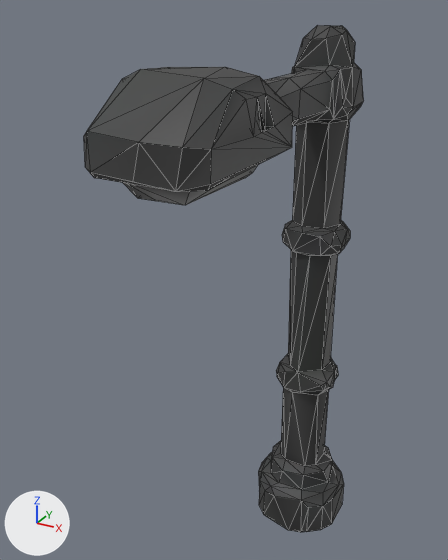
The glTF model public/models/prop_lamp.glb as it was, and as the next commit left it.
Both versions are drawn from a camera (50 mm lens) standing at (2.33, -6.39, 6.36) and looking at (-0.46, -1.31, 3.82). The lights are fixed; the arrows at lower left show +X, +Y and +Z. The first picture is the older version. Mesh edges are drawn as thin lines. Where no turn or scale is listed for an object, it has been applied to the vertices.
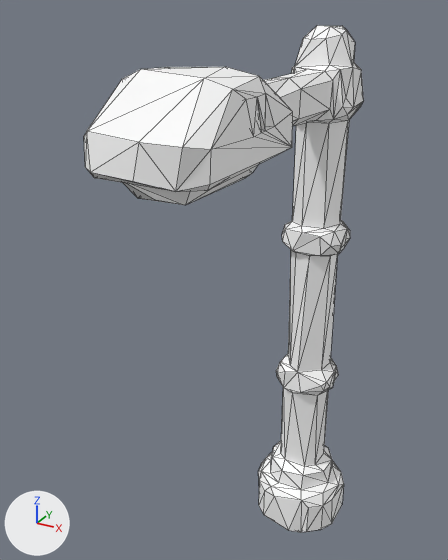
Boxes [x1, y1, x2, y2] around the edits, measured in the pictures (448 x 560 px):
'Mesh_0', recoloured (lighter)
    both: [84, 25, 364, 532]

The change, as a list of edits to the scene's bpy script:
```text
Change mat_material_0:
    where n0 = _N.new('ShaderNodeBsdfPrincipled'); n0.name = 'Principled BSDF'
    add n0.inputs[0].default_value = (1.0, 1.0, 1.0, 1.0)  # 'Base Color', white #ffffff
    remove n2 = _N.new('ShaderNodeVertexColor'); n2.name = 'Color Attribute'
    remove _L.new(n2.outputs[0], n0.inputs[0])  # 'Color' to 'Base Color'
```
